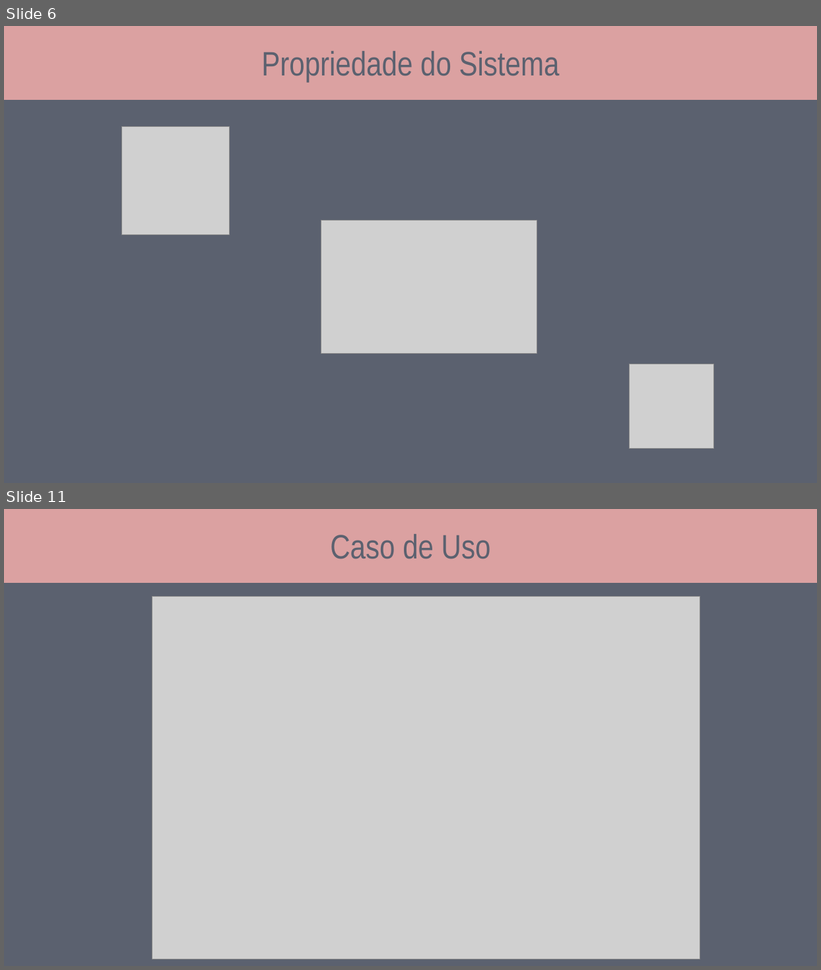
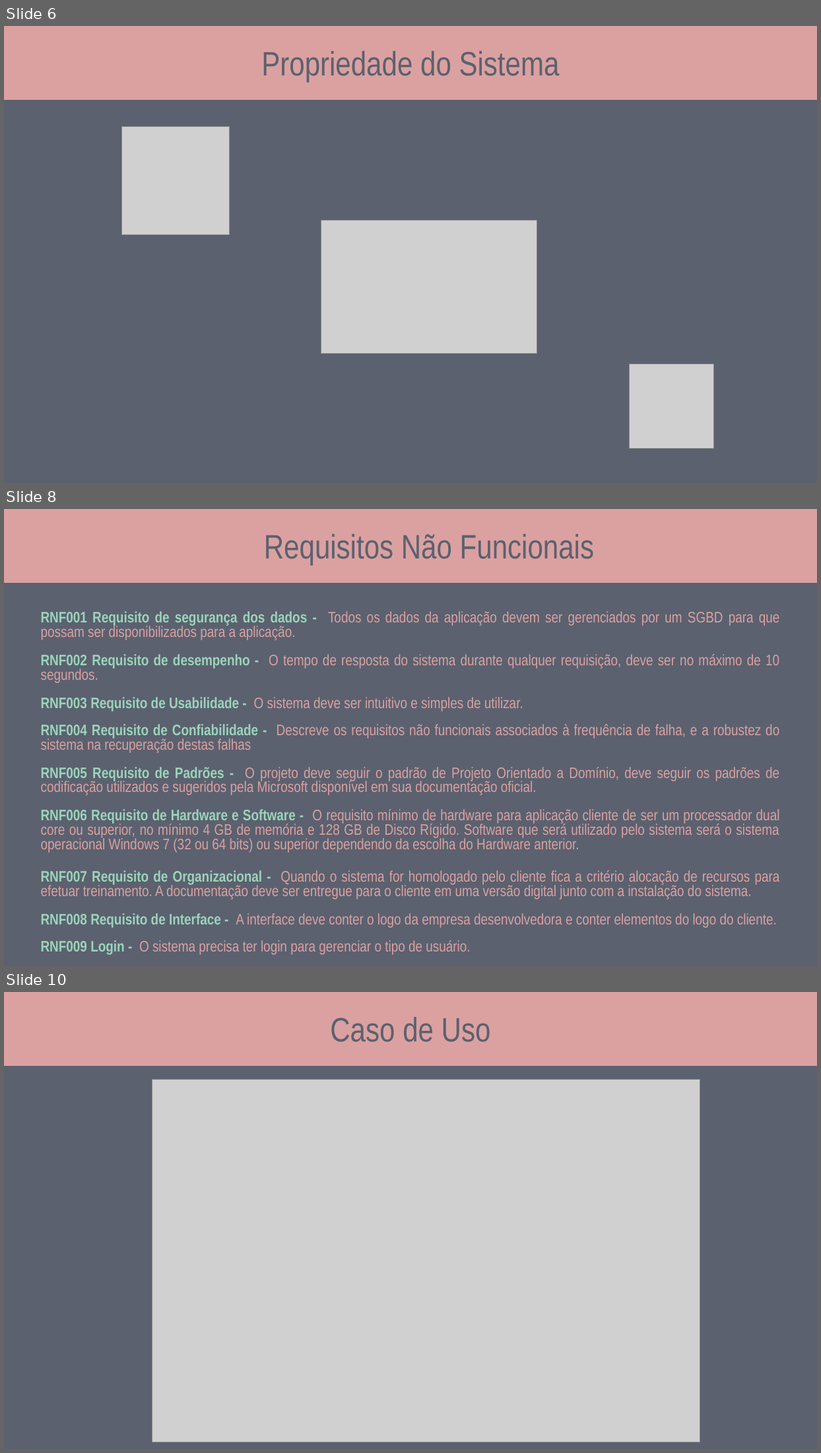
Before and after one commit to caiobarretta/Diet-CSharp, a slide deck: doc/IFSP/Diet-csharp.pptx. Shown one above the other, each under a label of ours: slides 6 and 11 before the commit, slides 6, 8 and 10 after it; the slides between them are not shown. The pictures are 821x970 and 821x1453 pixels, drawn with LibreOffice and Linux fonts; fonts in the diff are those of the drawing; grey boxes stand for pictures. Boxes give left, top, right and bottom in pixels: in the first picture for what was removed or moved away, otherwise in the second. Text is boxed around its words. In the diff, an @@ line names an element or a change of style, - is before the commit and + after.

Commit message:
Alteração no ppt e Exportação PDF V3
Corrigido os requisitos funcionais, não funcionais e de domínio.

```diff
--- a/doc/IFSP/Diet-csharp.pptx
+++ b/doc/IFSP/Diet-csharp.pptx
@@ slide 8 added at (4,509,817,966), background #5B616F @@
@@ rectangle added at (4,509,817,583), fill #DBA1A1 @@
@@ text added at (264,534,594,566), 40 pt, text #5B616F @@
+Requisitos Não Funcionais
@@ table added at (34,609,787,958), 9 rows, 1 columns @@
+RNF001 Requisito de segurança dos dados - Todos os dados da aplicação devem ser gerenciados por um SGBD para que possam ser disponibilizados para a aplicação.
+RNF002 Requisito de desempenho - O tempo de resposta do sistema durante qualquer requisição, deve ser no máximo de 10 segundos.
+RNF003 Requisito de Usabilidade - O sistema deve ser intuitivo e simples de utilizar.
+RNF004 Requisito de Confiabilidade - Descreve os requisitos não funcionais associados à frequência de falha, e a robustez do sistema na recuperação destas falhas
+RNF005 Requisito de Padrões - O projeto deve seguir o padrão de Projeto Orientado a Domínio, deve seguir os padrões de codificação utilizados e sugeridos pela Microsoft disponível em sua documentação oficial.
+RNF006 Requisito de Hardware e Software - O requisito mínimo de hardware para aplicação cliente de ser um processador dual core ou superior, no mínimo 4 GB de memória e 128 GB de Disco Rígido. Software que será utilizado pelo sistema será o sistema operacional Windows 7 (32 ou 64 bits) ou superior dependendo da escolha do Hardware anterior.
+RNF007 Requisito de Organizacional - Quando o sistema for homologado pelo cliente fica a critério alocação de recursos para efetuar treinamento. A documentação deve ser entregue para o cliente em uma versão digital junto com a instalação do sistema.
+RNF008 Requisito de Interface - A interface deve conter o logo da empresa desenvolvedora e conter elementos do logo do cliente.
+RNF009 Login - O sistema precisa ter login para gerenciar o tipo de usuário.
@@ what was slide 11 is now slide 10 @@
```
Also in this commit, not shown: 1 slide changed, 1 other slide added, 3 slides removed, 1 other file.
